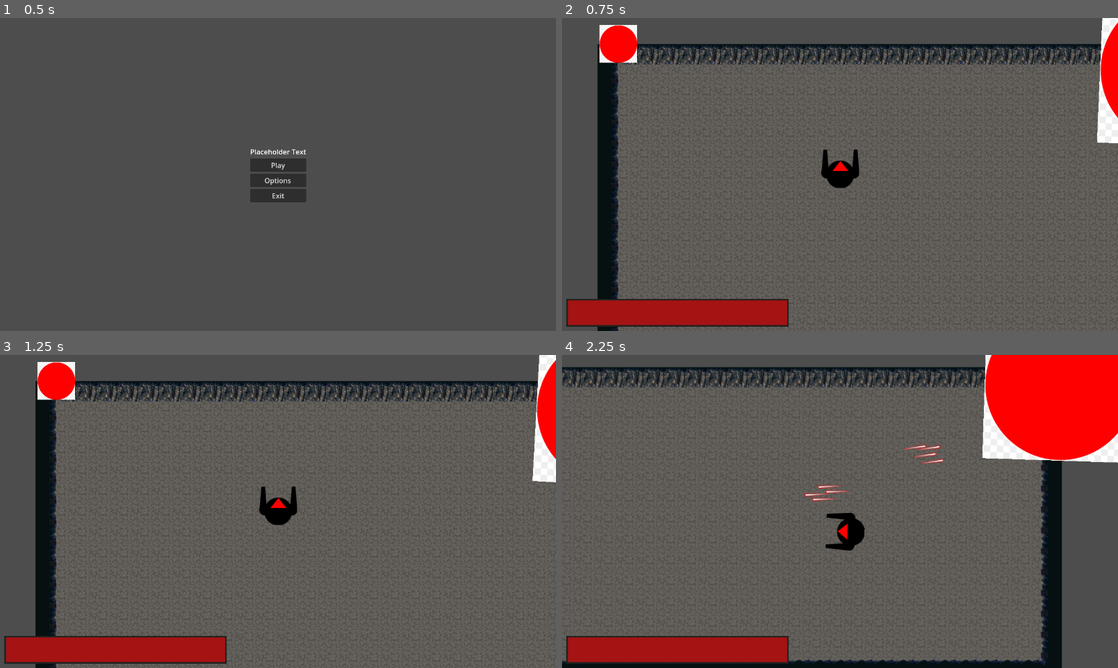
Above: before the commit, frames 1-4 (two rows, left to right).
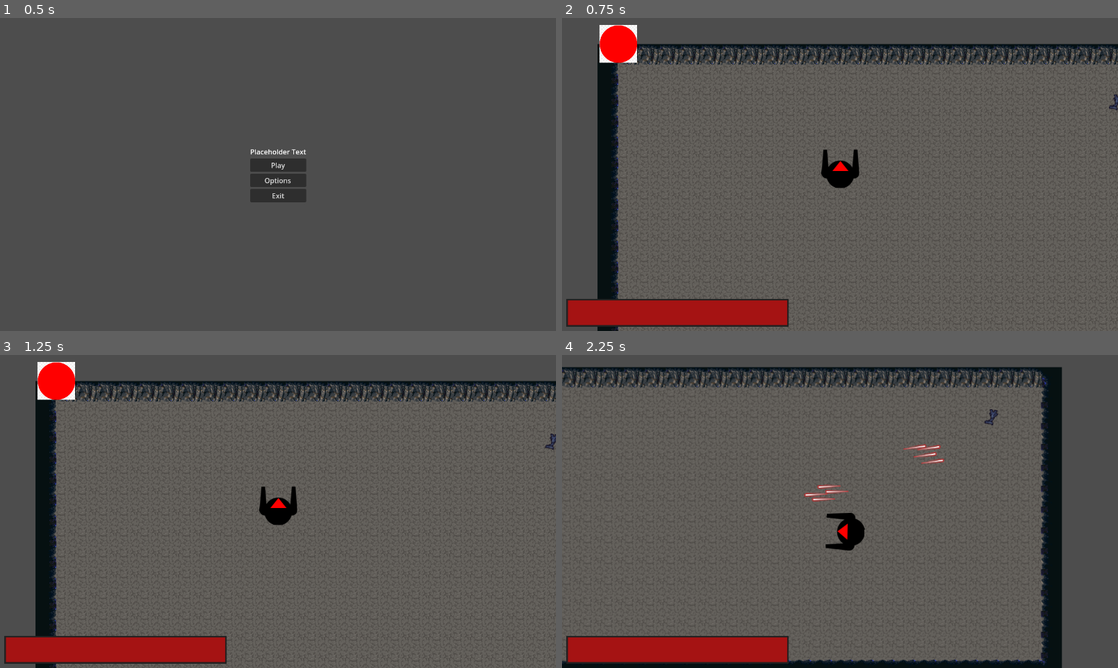
Above: after the commit, the same moments.

Repository: JehtBlack/tiny-creatures
Game: Godot game, scene res://scenes/main_menu.tscn
Same seed, same stepped clock (60 frames per second), same inputs: the game is played once before the commit and once after it.
Inputs (mouse positions are in pixels of both pictures, inside the frame that each line leads up to):
- Up to frame 1 (0.5 s): no input
- Up to frame 2 (0.75 s): click "Play" at 0.5 s
- Up to frame 3 (1.25 s): no input
- Up to frame 4 (2.25 s): move the mouse to (962, 495) at 1.27 s; hold D (Right) 1.28-2.03 s; click (962, 495) at 1.35 s; move the mouse to (728, 527) at 2.02 s; hold S (Backward) from 2.03 s (still down); right-click (728, 527) at 2.1 s

Frame 1 is identical in both runs. In frame 2, 1.3% of the frame differs, in the area x 96-100%, y 0-40%; in frame 3, 1.5%; in frame 4, 8.1%, in the area x 75-100%, y 0-35%.

Commit message:
Added player data restore on retry
capture player data at whenever a scene changes

Diff:
--- a/project.godot
+++ b/project.godot
@@ -17,6 +17,7 @@
 
 [autoload]
 
+SceneSwitcher="*res://scenes/persistent/scene_switcher.gd"
 PlayerData="*res://scenes/persistent/player_data.gd"
 
 [display]
--- a/end_screen.gd
+++ b/scenes/end_screen.gd
@@ -2,7 +2,8 @@
 
 
 func _on_retry_pressed() -> void:
-	get_tree().reload_current_scene()
+	PlayerData.restore_capture()
+	SceneSwitcher.reload_current_scene()
 
 
 func _on_exit_pressed() -> void:
--- a/scenes/end_screen.tscn
+++ b/scenes/end_screen.tscn
@@ -1,9 +1,9 @@
 [gd_scene load_steps=2 format=3 uid="uid://bduan6cxc2f8f"]
 
-[ext_resource type="Script" path="res://end_screen.gd" id="1_ltgdy"]
+[ext_resource type="Script" path="res://scenes/end_screen.gd" id="1_4rbvu"]
 
 [node name="EndScreen" type="CanvasLayer"]
-script = ExtResource("1_ltgdy")
+script = ExtResource("1_4rbvu")
 
 [node name="GameOver" type="VBoxContainer" parent="."]
 anchors_preset = 8
--- a/scenes/glocklin.tscn
+++ b/scenes/glocklin.tscn
@@ -1,16 +1,18 @@
-[gd_scene load_steps=7 format=3 uid="uid://bkukcftehuhj4"]
+[gd_scene load_steps=7 format=3 uid="uid://dv2fel12id8xt"]
 
 [ext_resource type="Script" path="res://scenes/glocklin.gd" id="1_17nfb"]
-[ext_resource type="Texture2D" uid="uid://qcid6f4rtnon" path="res://assets/sprites/png-clipart-round-red-illustration-red-circle-miscellaneous-shapes-thumbnail.png" id="2_57g8n"]
 [ext_resource type="PackedScene" uid="uid://e5ts482qt8xw" path="res://scenes/gun.tscn" id="2_xwy65"]
+[ext_resource type="Texture2D" uid="uid://gvjg6morfnnp" path="res://assets/sprites/glocklin-proto.png" id="3_tsyh6"]
 
 [sub_resource type="CircleShape2D" id="CircleShape2D_4olo4"]
-radius = 198.003
+radius = 42.0476
 
 [sub_resource type="CircleShape2D" id="CircleShape2D_uxpil"]
-radius = 576.782
+radius = 258.279
 
 [sub_resource type="CapsuleShape2D" id="CapsuleShape2D_su70n"]
+radius = 7.0
+height = 20.0
 
 [node name="CharacterBody2D" type="CharacterBody2D"]
 collision_layer = 4
@@ -18,22 +20,26 @@
 gun = ExtResource("2_xwy65")
 
 [node name="Sprite2D" type="Sprite2D" parent="."]
-texture = ExtResource("2_57g8n")
+scale = Vector2(2, 2)
+texture = ExtResource("3_tsyh6")
 
 [node name="AreaPickup" type="Area2D" parent="."]
 collision_layer = 16
 
 [node name="CollisionShape2D" type="CollisionShape2D" parent="AreaPickup"]
+visible = false
 shape = SubResource("CircleShape2D_4olo4")
 
 [node name="AreaNotice" type="Area2D" parent="."]
 collision_layer = 16
 
 [node name="CollisionShape2D" type="CollisionShape2D" parent="AreaNotice"]
+visible = false
 shape = SubResource("CircleShape2D_uxpil")
 debug_color = Color(0.944725, 0.175683, 0.40366, 0.42)
 
 [node name="CollisionShape2DChar" type="CollisionShape2D" parent="."]
+visible = false
 shape = SubResource("CapsuleShape2D_su70n")
 
 [connection signal="body_entered" from="AreaPickup" to="." method="_on_area_pickup_body_entered"]
--- a/scenes/main_menu.gd
+++ b/scenes/main_menu.gd
@@ -6,7 +6,7 @@
 	get_tree().quit()
 
 func _on_play_pressed() -> void:
-	get_tree().change_scene_to_packed(level_to_start)
+	SceneSwitcher.switch_to_scene_packed(level_to_start)
 
 func _on_options_pressed() -> void:
 	print("HA! You thought...")
--- a/scenes/persistent/player_data.gd
+++ b/scenes/persistent/player_data.gd
@@ -5,39 +5,60 @@
 signal health_depleted
 
 @export var max_health: int = 30:
-    set(value):
-        max_health = max(value, 1)
-        max_health_changed.emit(max_health)
+	set(value):
+		max_health = max(value, 1)
+		max_health_changed.emit(max_health)
 
 var health: int:
-    set(value):
-        health = min(max(value, 0), max_health)
-        health_changed.emit(health)
-        if health == 0:
-            health_depleted.emit()
+	set(value):
+		health = min(max(value, 0), max_health)
+		health_changed.emit(health)
+		if health == 0:
+			health_depleted.emit()
 
 var left_guns: Array = []
 var right_guns: Array = []
 
+var scene_entry_data_capture: Dictionary
+
 func add_left_gun(gun: PackedScene) -> void:
-    _add_gun(left_guns, gun)
+	_add_gun(left_guns, gun)
 
 func add_right_gun(gun: PackedScene) -> void:
-    _add_gun(right_guns, gun)
+	_add_gun(right_guns, gun)
 
 func remove_left_gun(idx: int) -> void:
-    _remove_gun(left_guns, idx)
+	_remove_gun(left_guns, idx)
 
 func remove_right_gun(idx: int) -> void:
-    _remove_gun(right_guns, idx)
+	_remove_gun(right_guns, idx)
 
 func _add_gun(guns: Array, gun: PackedScene):
-    assert(gun.get_script().is_class("Gun"))
-    guns.append(gun)
+	assert(gun.get_script().is_class("Gun"))
+	guns.append(gun)
 
 func _remove_gun(guns: Array, idx: int) -> void:
-    assert(idx >= 0 && idx < guns.size())
-    guns.remove_at(idx)
+	assert(idx >= 0 && idx < guns.size())
+	guns.remove_at(idx)
 
 func _ready() -> void:
-    health = max_health
+	max_health = 30
+	health = max_health
+	capture_player_data()
+	SceneSwitcher.scene_changed.connect(_on_scene_changed)
+
+func _on_scene_changed() -> void:
+	capture_player_data()
+
+func capture_player_data():
+	scene_entry_data_capture = Dictionary()
+	scene_entry_data_capture["max_health"] = max_health
+	scene_entry_data_capture["health"] = health
+	scene_entry_data_capture["left_guns"] = left_guns
+	scene_entry_data_capture["right_guns"] = right_guns
+
+func restore_capture():
+	max_health = scene_entry_data_capture["max_health"]
+	health = scene_entry_data_capture["health"]
+	left_guns = scene_entry_data_capture["left_guns"]
+	right_guns = scene_entry_data_capture["right_guns"]
--- /dev/null
+++ b/scenes/persistent/scene_switcher.gd
@@ -0,0 +1,18 @@
+extends Node
+
+signal scene_changed
+
+func switch_to_scene_packed(packed_scene: PackedScene) -> int:
+	var r = get_tree().change_scene_to_packed(packed_scene)
+	scene_changed.emit()
+	return r
+
+func switch_to_scene_file(path: String) -> int:
+	var r = get_tree().change_scene_to_file(path)
+	scene_changed.emit()
+	return r
+
+func reload_current_scene() -> int:
+	var r = get_tree().reload_current_scene()
+	scene_changed.emit()
+	return r
--- a/scenes/player.tscn
+++ b/scenes/player.tscn
@@ -1,7 +1,6 @@
-[gd_scene load_steps=6 format=3 uid="uid://2k4goowntk4a"]
+[gd_scene load_steps=5 format=3 uid="uid://2k4goowntk4a"]
 
 [ext_resource type="Script" path="res://scenes/player.gd" id="1_y1rou"]
-[ext_resource type="PackedScene" uid="uid://ciubqusvuudhf" path="res://scenes/bullet.tscn" id="2_nse4k"]
 [ext_resource type="Texture2D" uid="uid://cup464pvt0n6h" path="res://assets/sprites/player-proto.png" id="2_qfk1d"]
 [ext_resource type="PackedScene" uid="uid://e5ts482qt8xw" path="res://scenes/gun.tscn" id="3_bdogp"]
 
@@ -25,22 +24,18 @@
 
 [node name="GunLeft" parent="LeftGuns" instance=ExtResource("3_bdogp")]
 position = Vector2(31, -1)
-bullet = ExtResource("2_nse4k")
 fire_rate = 5.0
 
 [node name="GunLeft2" parent="LeftGuns" instance=ExtResource("3_bdogp")]
 position = Vector2(46, 16)
-bullet = ExtResource("2_nse4k")
 fire_rate = 5.0
 
 [node name="GunLeft3" parent="LeftGuns" instance=ExtResource("3_bdogp")]
 position = Vector2(42, -16)
-bullet = ExtResource("2_nse4k")
 fire_rate = 5.0
 
 [node name="GunLeft4" parent="LeftGuns" instance=ExtResource("3_bdogp")]
 position = Vector2(10, -22)
-bullet = ExtResource("2_nse4k")
 fire_rate = 5.0
 
 [node name="RightGuns" type="Node2D" parent="."]
@@ -48,10 +43,8 @@
 
 [node name="GunRight" parent="RightGuns" instance=ExtResource("3_bdogp")]
 position = Vector2(32, 2)
-bullet = ExtResource("2_nse4k")
 fire_rate = 50.0
 
 [node name="GunRight2" parent="RightGuns" instance=ExtResource("3_bdogp")]
 position = Vector2(1, 19)
-bullet = ExtResource("2_nse4k")
 fire_rate = 50.0
--- a/scenes/super_level.tscn
+++ b/scenes/super_level.tscn
@@ -33,6 +33,6 @@
 [node name="BasicEnemy" parent="." instance=ExtResource("4_l1xq3")]
 
 [node name="CharacterBody2D" parent="." instance=ExtResource("6_7cgny")]
-position = Vector2(1284, 56)
+position = Vector2(1146, 130)
 
 [connection signal="spawn_projectile" from="Player" to="." method="_on_player_spawn_projectile"]
Not shown: 1 places in scenes/super_level.tscn that only renumber resources
